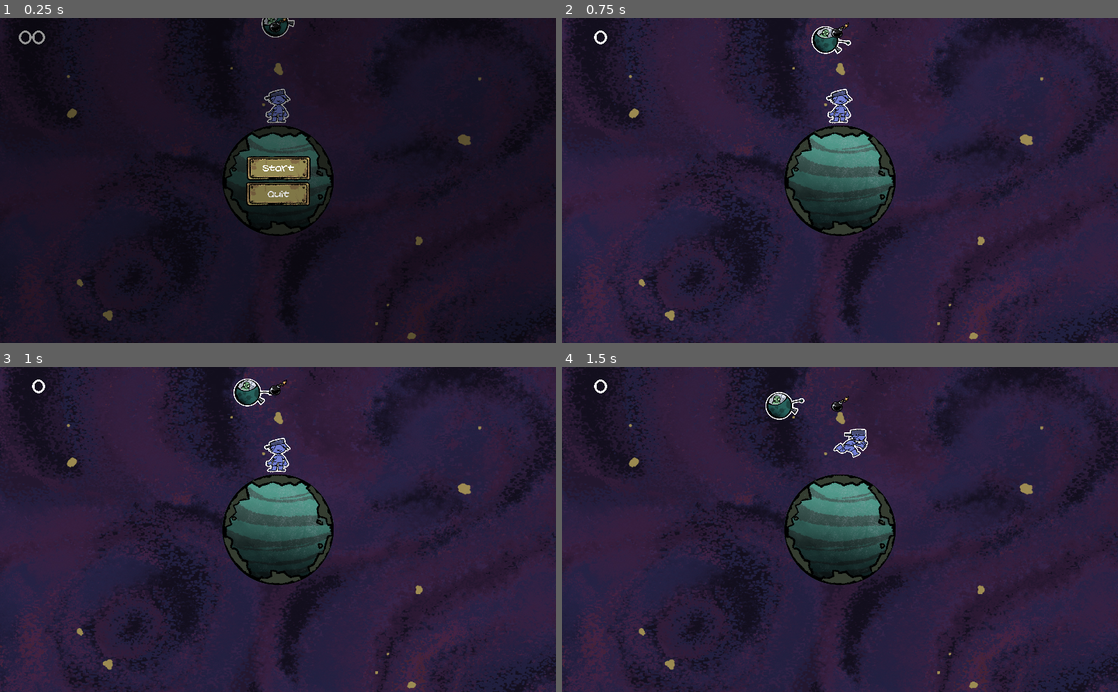
Above: before the commit, frames 1-4 (two rows, left to right).
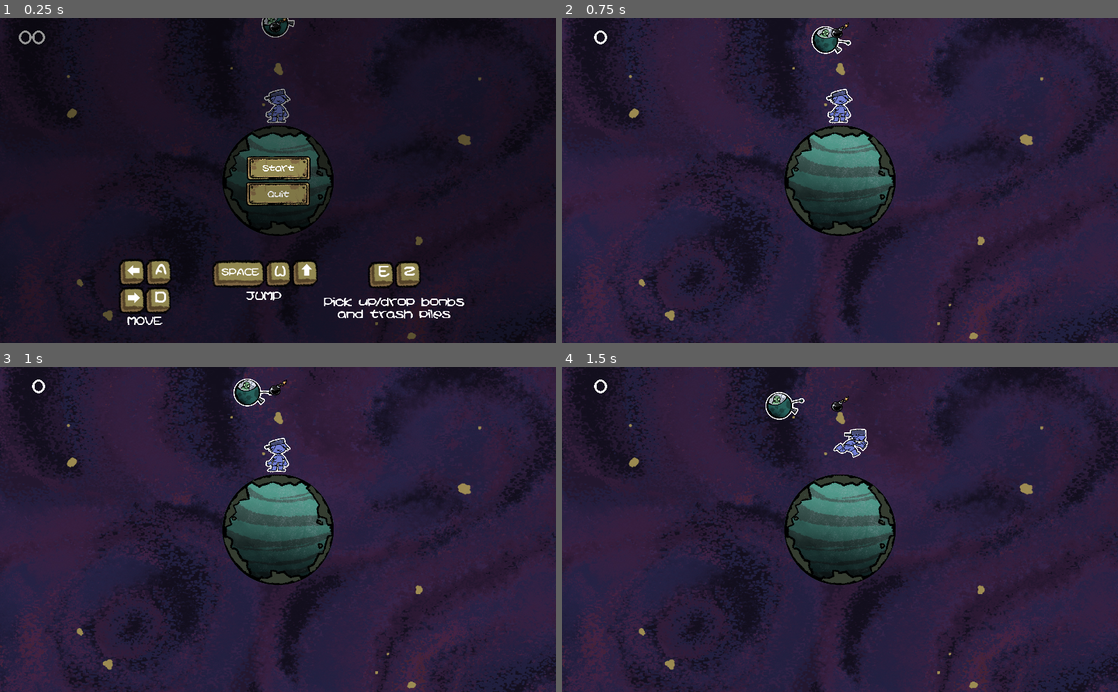
Above: after the commit, the same moments.

Repository: DanGrenade/TinyWorldJam
Game: Godot game, scene res://Scenes/GameTest.tscn
Two runs of this game, one before a commit and one after it. Both use one fixed random seed, a clock stepped at 60 frames per second and the inputs below. Before the commit the project has no main scene; this scene is started directly in both runs.
Inputs:
- Up to frame 1 (0.25 s): no input
- Up to frame 2 (0.75 s): click "Start" at 0.5 s
- Up to frame 3 (1 s): no input
- Up to frame 4 (1.5 s): hold D (move_right) from 1.28 s (still down); tap Space (jump) at 1.35 s

The runs differ from the first frame. In frame 1, 3.9% of the frame differs, in the area x 21-84%, y 74-95%; in frame 2, nothing differs; in frame 3, nothing differs; in frame 4, nothing differs.

Commit message:
Issue #45 - updated tutorial. Added project icon

Diff:
--- a/Scenes/GameTest.tscn
+++ b/Scenes/GameTest.tscn
@@ -66,27 +66,42 @@
 [node name="YSort" parent="Start_Menu" index="0"]
 position = Vector2( 0, 1 )
 
-[node name="Controls" parent="Start_Menu/YSort" index="0"]
-visible = false
-margin_left = -2067.21
-margin_top = 1665.52
-margin_right = 3006.79
-margin_bottom = 2309.52
-
-[node name="StartContent" parent="Start_Menu/YSort" index="1"]
-visible = false
-
-[node name="Instructions" parent="Start_Menu/YSort/StartContent" index="0"]
-margin_left = -1830.73
-margin_top = -259.945
-margin_right = 2828.27
-margin_bottom = 848.055
-
-[node name="ColorRect" parent="Start_Menu/YSort" index="2"]
+[node name="ColorRect" parent="Start_Menu/YSort" index="0"]
 margin_left = -2437.0
 margin_top = -1205.0
 margin_right = 3115.0
 margin_bottom = 2034.0
+
+[node name="Controls" parent="Start_Menu/YSort" index="2"]
+margin_left = -960.908
+margin_top = 1013.0
+margin_right = 102.092
+margin_bottom = 1243.0
+rect_scale = Vector2( 3, 3 )
+
+[node name="Graphics" parent="Start_Menu/YSort/Controls" index="0"]
+margin_right = 1063.0
+margin_bottom = 229.0
+
+[node name="Move" parent="Start_Menu/YSort/Controls/Graphics" index="0"]
+margin_bottom = 229.0
+
+[node name="Jump" parent="Start_Menu/YSort/Controls/Graphics" index="1"]
+margin_left = 267.0
+margin_right = 624.0
+margin_bottom = 229.0
+
+[node name="Interact" parent="Start_Menu/YSort/Controls/Graphics" index="2"]
+margin_left = 628.0
+margin_right = 1063.0
+margin_bottom = 229.0
+
+[node name="InteractImg" parent="Start_Menu/YSort/Controls/Graphics/Interact" index="0"]
+margin_bottom = 112.0
+
+[node name="InteractLabel" parent="Start_Menu/YSort/Controls/Graphics/Interact" index="1"]
+margin_top = 116.0
+margin_bottom = 229.0
 
 [node name="GameOver" parent="." instance=ExtResource( 10 )]
 visible = false
@@ -109,10 +124,10 @@
 __meta__ = {
 "_edit_use_anchors_": false
 }
+[connection signal="switch_game_state_signal" from="." to="PlayerCharacter" method="_on_GameManager_switch_game_state_signal"]
+[connection signal="switch_game_state_signal" from="." to="Alien_Ship" method="_on_GameManager_switch_game_state_signal"]
 [connection signal="switch_game_state_signal" from="." to="Camera2D" method="_on_GameManager_switch_game_state_signal"]
-[connection signal="switch_game_state_signal" from="." to="Alien_Ship" method="_on_GameManager_switch_game_state_signal"]
 [connection signal="switch_game_state_signal" from="." to="GarbageSpawner" method="_on_GameManager_switch_game_state_signal"]
-[connection signal="switch_game_state_signal" from="." to="PlayerCharacter" method="_on_GameManager_switch_game_state_signal"]
 [connection signal="ship_hit" from="Alien_Ship" to="." method="_on_Alien_Ship_ship_hit"]
 [connection signal="timeout" from="GarbageSpawner/Timer" to="GarbageSpawner" method="_on_Timer_timeout"]
 [connection signal="player_hit" from="PlayerCharacter" to="Audio" method="_on_PlayerCharacter_player_hit"]
--- a/Scenes/Start_Menu.tscn
+++ b/Scenes/Start_Menu.tscn
@@ -1,26 +1,23 @@
-[gd_scene load_steps=9 format=2]
+[gd_scene load_steps=11 format=2]
 
 [ext_resource path="res://Art/UI/button_large.png" type="Texture" id=1]
 [ext_resource path="res://Scripts/TextureButton.gd" type="Script" id=2]
 [ext_resource path="res://Scripts/Start_Menu.gd" type="Script" id=3]
-[ext_resource path="res://font/kirbyss.ttf" type="DynamicFontData" id=4]
-
-[sub_resource type="DynamicFont" id=1]
-size = 80
-extra_spacing_char = 10
-font_data = ExtResource( 4 )
+[ext_resource path="res://Art/UI/moving_controls.png" type="Texture" id=4]
+[ext_resource path="res://Art/UI/jump_controls.png" type="Texture" id=5]
+[ext_resource path="res://Art/UI/interact_controls.png" type="Texture" id=6]
+[ext_resource path="res://font/kirbyss.ttf" type="DynamicFontData" id=7]
+
+[sub_resource type="DynamicFontData" id=1]
+font_path = "res://font/kirbyss.ttf"
 
 [sub_resource type="DynamicFont" id=2]
-size = 100
-extra_spacing_char = 14
-font_data = ExtResource( 4 )
-
-[sub_resource type="DynamicFontData" id=3]
-font_path = "res://font/kirbyss.ttf"
-
-[sub_resource type="DynamicFont" id=4]
 size = 90
-font_data = SubResource( 3 )
+font_data = SubResource( 1 )
+
+[sub_resource type="DynamicFont" id=3]
+size = 40
+font_data = ExtResource( 7 )
 
 [node name="Start_Menu" type="Control"]
 anchor_right = 1.0
@@ -33,45 +30,6 @@
 
 [node name="YSort" type="YSort" parent="."]
 z_index = 1
-
-[node name="Controls" type="Label" parent="YSort"]
-margin_left = 64.0
-margin_top = 2474.01
-margin_right = 2218.0
-margin_bottom = 3118.01
-custom_fonts/font = SubResource( 1 )
-text = "Direction/WASD keys to move. Space/Up to jump. E/Z to pick up or drop. ESC to pause"
-align = 1
-autowrap = true
-__meta__ = {
-"_edit_use_anchors_": false
-}
-
-[node name="StartContent" type="Control" parent="YSort"]
-margin_top = 911.0
-margin_right = 2666.0
-margin_bottom = 3292.0
-__meta__ = {
-"_edit_use_anchors_": false
-}
-
-[node name="Instructions" type="Label" parent="YSort/StartContent"]
-margin_left = 75.0
-margin_top = 285.0
-margin_right = 2005.0
-margin_bottom = 1393.0
-size_flags_horizontal = 2
-custom_fonts/font = SubResource( 2 )
-text = "Welcome to your life on a junkyard planet!
-
-Keep falling space trash from piling up by destroying them with bombs.
-
-If trash piles too high, you might endanger your alien buddy so watch out!"
-align = 1
-autowrap = true
-__meta__ = {
-"_edit_use_anchors_": false
-}
 
 [node name="ColorRect" type="ColorRect" parent="YSort"]
 modulate = Color( 1, 1, 1, 0.411765 )
@@ -201,6 +159,94 @@
 __meta__ = {
 "_edit_use_anchors_": false
 }
+
+[node name="Controls" type="MarginContainer" parent="YSort"]
+margin_right = 2927.0
+margin_bottom = 1467.0
+rect_scale = Vector2( 4, 4 )
+__meta__ = {
+"_edit_use_anchors_": false
+}
+
+[node name="Graphics" type="HBoxContainer" parent="YSort/Controls"]
+margin_right = 2927.0
+margin_bottom = 1467.0
+size_flags_horizontal = 3
+size_flags_vertical = 3
+
+[node name="Move" type="VBoxContainer" parent="YSort/Controls/Graphics"]
+margin_right = 167.0
+margin_bottom = 1467.0
+size_flags_horizontal = 2
+__meta__ = {
+"_edit_use_anchors_": false
+}
+
+[node name="MoveImg" type="TextureRect" parent="YSort/Controls/Graphics/Move"]
+margin_right = 167.0
+margin_bottom = 173.0
+size_flags_horizontal = 6
+texture = ExtResource( 4 )
+
+[node name="MoveLabel" type="Label" parent="YSort/Controls/Graphics/Move"]
+margin_left = 29.0
+margin_top = 177.0
+margin_right = 137.0
+margin_bottom = 213.0
+size_flags_horizontal = 6
+custom_fonts/font = SubResource( 3 )
+custom_colors/font_color = Color( 1, 1, 1, 1 )
+text = "MOVE"
+align = 1
+
+[node name="Jump" type="VBoxContainer" parent="YSort/Controls/Graphics"]
+margin_left = 977.0
+margin_right = 1334.0
+margin_bottom = 1467.0
+size_flags_horizontal = 2
+
+[node name="JumpImg" type="TextureRect" parent="YSort/Controls/Graphics/Jump"]
+margin_right = 357.0
+margin_bottom = 96.0
+size_flags_horizontal = 6
+texture = ExtResource( 5 )
+
+[node name="JumpLabel" type="Label" parent="YSort/Controls/Graphics/Jump"]
+margin_left = 124.0
+margin_top = 100.0
+margin_right = 232.0
+margin_bottom = 136.0
+size_flags_horizontal = 6
+custom_fonts/font = SubResource( 3 )
+custom_colors/font_color = Color( 1, 1, 1, 1 )
+text = "JUMP"
+align = 1
+
+[node name="Interact" type="VBoxContainer" parent="YSort/Controls/Graphics"]
+margin_left = 2492.0
+margin_right = 2927.0
+margin_bottom = 1467.0
+size_flags_horizontal = 10
+
+[node name="InteractImg" type="TextureRect" parent="YSort/Controls/Graphics/Interact"]
+margin_left = 126.0
+margin_right = 309.0
+margin_bottom = 731.0
+size_flags_horizontal = 6
+size_flags_vertical = 3
+texture = ExtResource( 6 )
+
+[node name="InteractLabel" type="Label" parent="YSort/Controls/Graphics/Interact"]
+margin_top = 735.0
+margin_right = 435.0
+margin_bottom = 1467.0
+size_flags_horizontal = 10
+size_flags_vertical = 3
+custom_fonts/font = SubResource( 3 )
+custom_colors/font_color = Color( 1, 1, 1, 1 )
+text = "Pick up/drop bombs
+and trash piles"
+align = 1
 [connection signal="button_down" from="YSort/VBoxContainer/TextureButton" to="YSort/VBoxContainer/TextureButton" method="_on_TextureButton_button_down"]
 [connection signal="button_up" from="YSort/VBoxContainer/TextureButton" to="YSort/VBoxContainer/TextureButton" method="_on_TextureButton_button_up"]
 [connection signal="focus_entered" from="YSort/VBoxContainer/TextureButton" to="YSort/VBoxContainer/TextureButton" method="_on_TextureButton_focus_entered"]
--- a/Scripts/Start_Menu.gd
+++ b/Scripts/Start_Menu.gd
@@ -17,7 +17,6 @@
 	visible = false
 	$YSort/VBoxContainer/TextureButton.visible = false
 	$YSort/VBoxContainer/TextureButton3.visible = true
-	$YSort/StartContent.visible = false
 
 	pass
 
--- a/project.godot
+++ b/project.godot
@@ -16,6 +16,8 @@
 [application]
 
 config/name="TinyWorldJam"
+run/main_scene="res://Scenes/GameTest.tscn"
+config/icon="res://icon.png"
 
 [display]
 
Binary file added: Art/UI/interact_controls.png
Not shown, added: Art/UI/interact_controls.png.import
Binary file added: Art/UI/jump_controls.png
Not shown, added: Art/UI/jump_controls.png.import
Binary file added: Art/UI/moving_controls.png
Not shown, added: Art/UI/moving_controls.png.import
Not shown: 3 places in Scenes/Start_Menu.tscn that only renumber resources
Binary file added: icon.png
Not shown, added: icon.png.import
